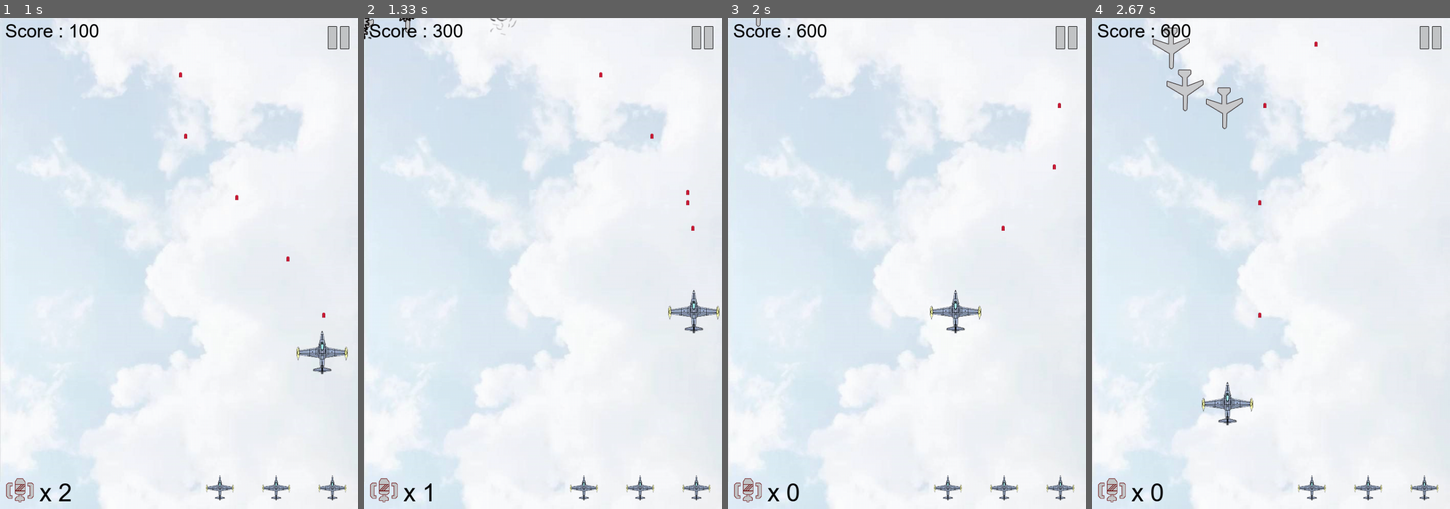
Above: before the commit, frames 1-4 (left to right).
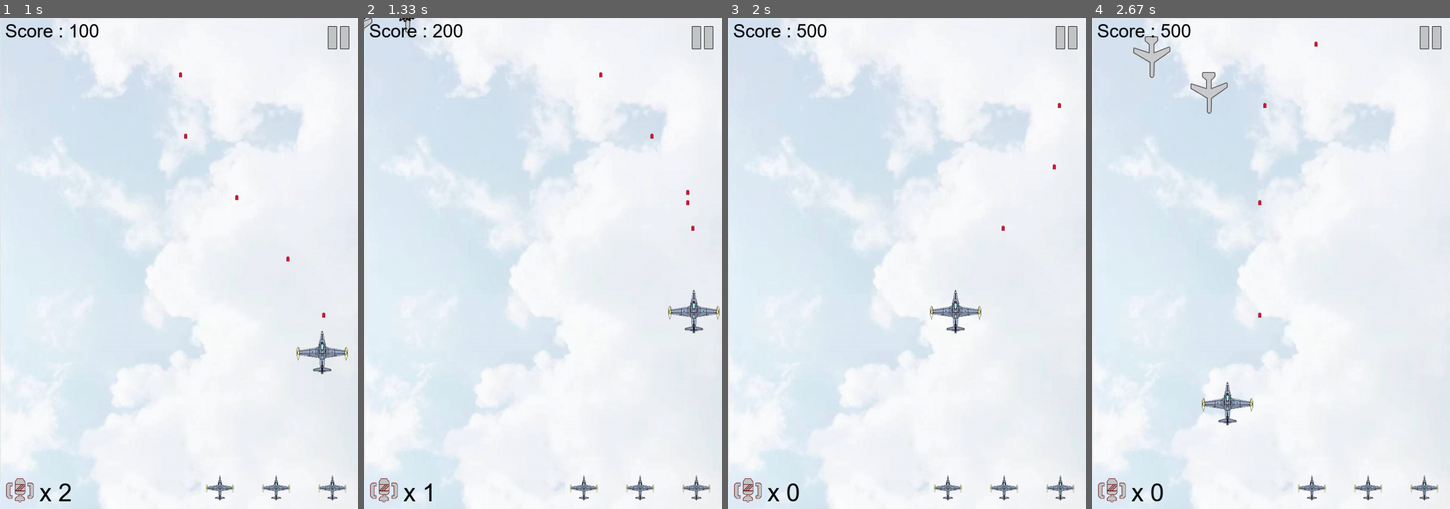
Above: after the commit, the same moments.

Repository: charlie-ccw/Pygame-project
Game: pygame game, started from main.py
Two runs of this game, one before a commit and one after it. Both use one fixed random seed, a clock stepped at 60 frames per second and the inputs below.
Inputs:
- Up to frame 1 (1 s): hold D 0.33-0.8 s; hold W from 0.83 s (still down); tap Space at 0.9 s
- Up to frame 2 (1.33 s): release W at 1.13 s; hold D from 1.17 s (still down); tap Space at 1.23 s
- Up to frame 3 (2 s): tap Space at 1.53, 1.73 s; release D at 1.63 s; hold A from 1.67 s (still down)
- Up to frame 4 (2.67 s): tap Space at 2.03, 2.3, 2.63 s; release A at 2.2 s; hold S 2.23-2.53 s; hold A from 2.57 s (still down)

Frame 1 is identical in both runs. In frame 2, 0.1% of the frame differs, in the area x 0-43%, y 0-5%; in frame 3, less than 0.1%; in frame 4, 1.4%, in the area x 11-43%, y 1-23%.

Commit message:
Update main.py

Diff:
--- a/main.py
+++ b/main.py
@@ -83,10 +83,10 @@
     add_enemy3(enemy3, enemies, 3)
 
     enemy4 = pygame.sprite.Group()
-    add_enemy4(enemy4, enemies, 5)
+    add_enemy4(enemy4, enemies, 4)
 
     enemy5 = pygame.sprite.Group()
-    add_enemy5(enemy5, enemies, 3)
+    add_enemy5(enemy5, enemies, 2)
 
 
     # here we creat the bullets
